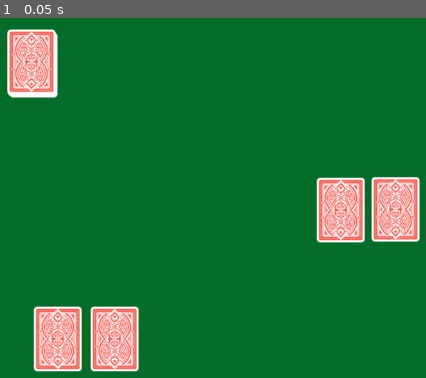
Above: before the commit, frame 1.
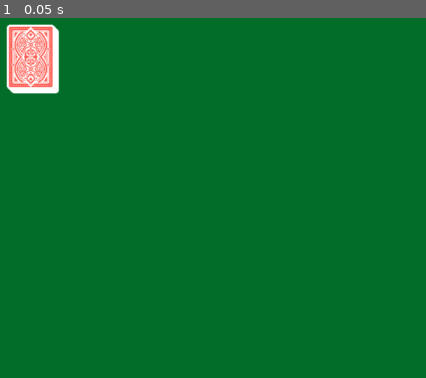
Above: after the commit, the same moment.

Repository: Alex-Onceanu/ProjectGambling
Game: Godot game, scene res://game_room.tscn
Same seed, same stepped clock (60 frames per second), same inputs: the game is played once before the commit and once after it.
Inputs:
- Up to frame 1 (0.05 s): no input

The runs differ from the first frame. In frame 1, 10% of the frame differs, in the area x 1-99%, y 1-99%.

Commit message:
Animation pour envoyer une carte quelque part + scene pour player

Diff:
--- /dev/null
+++ b/card.gd
@@ -0,0 +1,53 @@
+extends Node2D
+
+const WIDTH = 71
+const HEIGHT = 95
+var pos_before_goto
+var target
+
+@onready var should_move = false
+
+func region_of_string(colval : String) -> Vector2i:
+	assert(len(colval) == 2)
+	var line_of_col = { 'H' : 0, 'C' : 1, 'D' : 2, 'S' : 3 }
+	var column_of_val = { 'J' : 9, 'Q' : 10, 'K' : 11, 'A' : 12 }
+
+	var line = line_of_col[colval[0]]
+	var column = 0
+	if colval[1] <= '9':
+		column = int(colval[1]) - 1
+	else:
+		column = column_of_val[colval[1]]
+
+	return Vector2i(column * WIDTH, line * HEIGHT)
+
+func set_card_type(colval : String):
+	var region = region_of_string(colval)
+	$front.region_rect.position.x = region.x
+	$front.region_rect.position.y = region.y
+
+func flip_frontface():
+	$back.region_rect.position.x = 71
+	$back.region_rect.position.y = 0
+	$front.visible = true
+
+func flip_backface():
+	$back.region_rect.position.x = 0
+	$back.region_rect.position.y = 0
+	$front.visible = false
+
+func go_to(__target : Vector2, time = 0.6):
+	$goto_anim.wait_time = time
+	$goto_anim.start()
+	target = __target
+	pos_before_goto = global_position
+	should_move = true
+
+func _process(delta: float) -> void:
+	if should_move:
+		var t = $goto_anim.time_left / $goto_anim.wait_time
+		t **= 1.8
+		global_position = (1.0 - t) * target + t * pos_before_goto
+
+func _on_goto_anim_timeout() -> void:
+	should_move = false
--- a/card.tscn
+++ b/card.tscn
@@ -1,9 +1,11 @@
-[gd_scene load_steps=3 format=3 uid="uid://b25ew1dv5tplj"]
+[gd_scene load_steps=4 format=3 uid="uid://b25ew1dv5tplj"]
 
 [ext_resource type="Texture2D" uid="uid://bh1t3rbwbygvj" path="res://backs.png" id="1_8spll"]
+[ext_resource type="Script" path="res://card.gd" id="1_irl4d"]
 [ext_resource type="Texture2D" uid="uid://c1nk2b4mwqb5n" path="res://values.png" id="2_3urpx"]
 
 [node name="Card" type="Node2D"]
+script = ExtResource("1_irl4d")
 
 [node name="back" type="Sprite2D" parent="."]
 texture = ExtResource("1_8spll")
@@ -15,3 +17,9 @@
 texture = ExtResource("2_3urpx")
 region_enabled = true
 region_rect = Rect2(71, 95, 71, 95)
+
+[node name="goto_anim" type="Timer" parent="."]
+wait_time = 0.5
+one_shot = true
+
+[connection signal="timeout" from="goto_anim" to="." method="_on_goto_anim_timeout"]
--- a/game_room.gd
+++ b/game_room.gd
@@ -8,6 +8,13 @@
 	var url = "https://" + code + ".ngrok-free.app"
 	$HTTPRequest.request(str(url) + "/register/user?name=leGodot")
 
+
+	#print($Deck.position)
+	#$Player1.get_card_from($Deck.global_position, "D5")
+	#$Player1.get_card_from($Deck.global_position, "D6")
+	#$Player2.get_card_from($Deck.global_position, "D7")
+	#$Player2.get_card_from($Deck.global_position, "D8")
+
 # se lance dès que le serveur nous a répondu (la réponse est en argument)
 func _on_request_completed(result, response_code, headers, body):
 	var ans = body.get_string_from_utf8() # le serv répond juste un string
--- a/game_room.tscn
+++ b/game_room.tscn
@@ -1,7 +1,8 @@
-[gd_scene load_steps=3 format=3 uid="uid://duvnm3asxykhb"]
+[gd_scene load_steps=4 format=3 uid="uid://duvnm3asxykhb"]
 
 [ext_resource type="PackedScene" uid="uid://b25ew1dv5tplj" path="res://card.tscn" id="1_ayhm6"]
 [ext_resource type="Script" path="res://game_room.gd" id="1_fgygk"]
+[ext_resource type="PackedScene" uid="uid://ccbm2fm8ej331" path="res://player.tscn" id="3_qs578"]
 
 [node name="GameRoom" type="Node2D"]
 script = ExtResource("1_fgygk")
@@ -14,89 +15,18 @@
 color = Color(0.00392157, 0.427451, 0.160784, 1)
 
 [node name="Deck" type="Node2D" parent="."]
-position = Vector2(185, 562)
+position = Vector2(500, 150)
 
 [node name="1" parent="Deck" instance=ExtResource("1_ayhm6")]
-position = Vector2(319, -400)
+position = Vector2(6, 6)
 
 [node name="2" parent="Deck" instance=ExtResource("1_ayhm6")]
-position = Vector2(317, -402)
+position = Vector2(4, 4)
 
 [node name="3" parent="Deck" instance=ExtResource("1_ayhm6")]
-position = Vector2(316, -403)
+position = Vector2(2, 2)
 
 [node name="4" parent="Deck" instance=ExtResource("1_ayhm6")]
-position = Vector2(316, -405)
-
-[node name="Player1" type="Node2D" parent="."]
-
-[node name="A" parent="Player1" instance=ExtResource("1_ayhm6")]
-position = Vector2(539, 557)
-
-[node name="B" parent="Player1" instance=ExtResource("1_ayhm6")]
-position = Vector2(621, 557)
-
-[node name="Player2" type="Node2D" parent="."]
-
-[node name="A" parent="Player2" instance=ExtResource("1_ayhm6")]
-position = Vector2(947, 371)
-
-[node name="B" parent="Player2" instance=ExtResource("1_ayhm6")]
-position = Vector2(1026, 370)
-
-[node name="Player3" type="Node2D" parent="."]
-visible = false
-position = Vector2(1014, 307)
-
-[node name="A" parent="Player3" instance=ExtResource("1_ayhm6")]
-
-[node name="B" parent="Player3" instance=ExtResource("1_ayhm6")]
-position = Vector2(36, 0)
-
-[node name="Player4" type="Node2D" parent="."]
-visible = false
-position = Vector2(996, 134)
-
-[node name="A" parent="Player4" instance=ExtResource("1_ayhm6")]
-
-[node name="B" parent="Player4" instance=ExtResource("1_ayhm6")]
-position = Vector2(64, 5)
-
-[node name="Player5" type="Node2D" parent="."]
-visible = false
-position = Vector2(716, 82)
-
-[node name="A" parent="Player5" instance=ExtResource("1_ayhm6")]
-
-[node name="B" parent="Player5" instance=ExtResource("1_ayhm6")]
-position = Vector2(21, -4)
-
-[node name="Player6" type="Node2D" parent="."]
-visible = false
-position = Vector2(162, 93)
-
-[node name="A" parent="Player6" instance=ExtResource("1_ayhm6")]
-
-[node name="B" parent="Player6" instance=ExtResource("1_ayhm6")]
-position = Vector2(43, -1)
-
-[node name="Player7" type="Node2D" parent="."]
-visible = false
-position = Vector2(144, 349)
-
-[node name="A" parent="Player7" instance=ExtResource("1_ayhm6")]
-
-[node name="B" parent="Player7" instance=ExtResource("1_ayhm6")]
-position = Vector2(51, -7)
-
-[node name="Player8" type="Node2D" parent="."]
-visible = false
-position = Vector2(185, 562)
-
-[node name="A" parent="Player8" instance=ExtResource("1_ayhm6")]
-
-[node name="B" parent="Player8" instance=ExtResource("1_ayhm6")]
-position = Vector2(51, 0)
 
 [node name="River" type="Node2D" parent="."]
 visible = false
@@ -115,3 +45,9 @@
 
 [node name="5" parent="River" instance=ExtResource("1_ayhm6")]
 position = Vector2(347, 1)
+
+[node name="Player1" parent="." instance=ExtResource("3_qs578")]
+position = Vector2(607, 558)
+
+[node name="Player2" parent="." instance=ExtResource("3_qs578")]
+position = Vector2(1026, 287)
--- /dev/null
+++ b/player.gd
@@ -0,0 +1,23 @@
+extends Node2D
+
+const MAX_NB_CARDS = 2
+@onready var nb_cards = 0
+
+func get_card_from(from : Vector2, colval : String):
+	if nb_cards >= MAX_NB_CARDS:
+		# on peut pas avoir 3 cartes au poker
+		return
+
+	nb_cards += 1
+	var new_card = get_node("Card_" + str(nb_cards))
+
+	new_card.global_position = from
+	new_card.set_card_type(colval)
+	new_card.flip_frontface()
+	new_card.visible = true
+	new_card.go_to(global_position + Vector2((nb_cards - 1) * 36, 0.0))
+
+func send_card_to(which : int, target : Vector2):
+	if which <= 0 or which > nb_cards:
+		return
+	get_node("Card_" + str(which)).go_to(target)
--- /dev/null
+++ b/player.tscn
@@ -0,0 +1,14 @@
+[gd_scene load_steps=3 format=3 uid="uid://ccbm2fm8ej331"]
+
+[ext_resource type="Script" path="res://player.gd" id="1_hy2mr"]
+[ext_resource type="PackedScene" uid="uid://b25ew1dv5tplj" path="res://card.tscn" id="1_tb6ci"]
+
+[node name="Player" type="Node2D"]
+script = ExtResource("1_hy2mr")
+
+[node name="Card_1" parent="." instance=ExtResource("1_tb6ci")]
+visible = false
+
+[node name="Card_2" parent="." instance=ExtResource("1_tb6ci")]
+visible = false
+position = Vector2(-53, -9.53674e-07)
